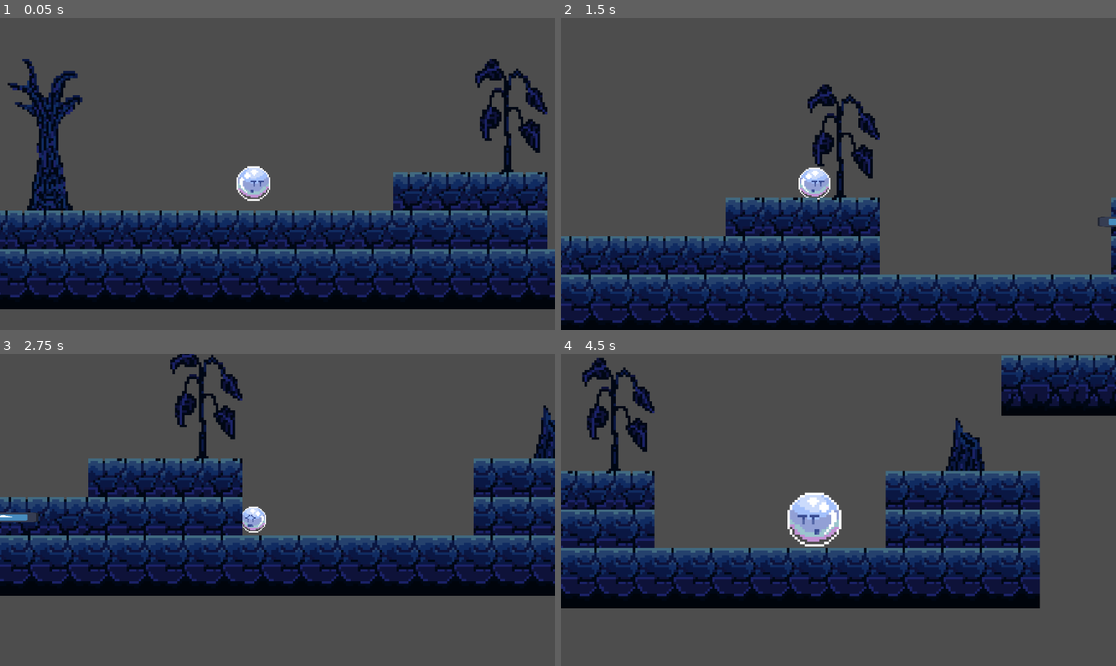
Above: before the commit, frames 1-4 (two rows, left to right).
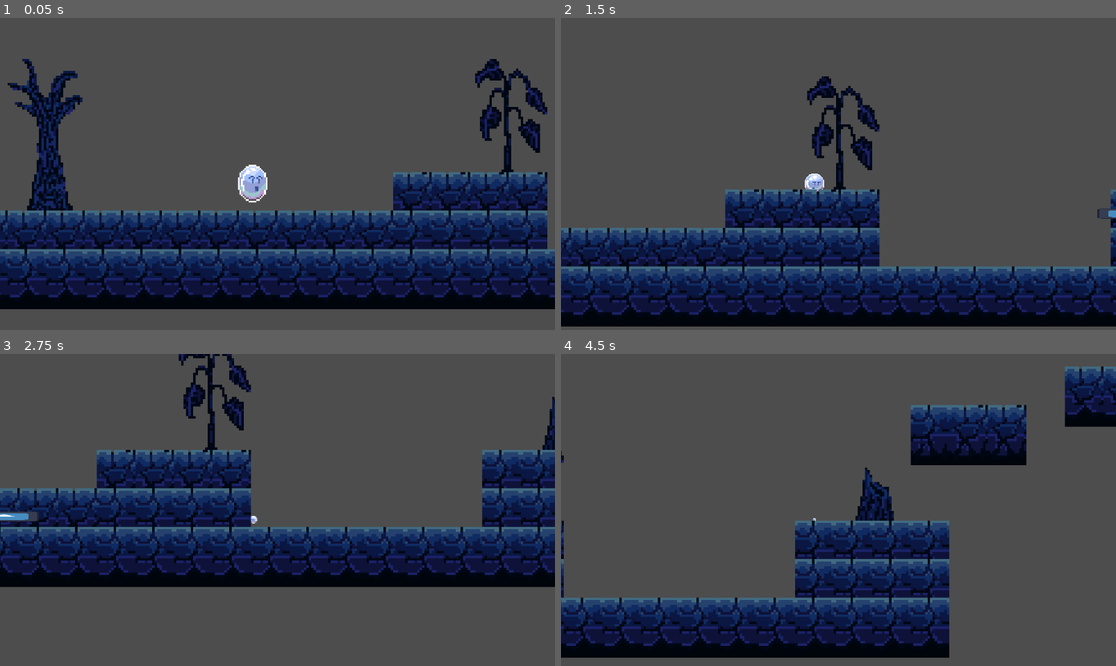
Above: after the commit, the same moments.

Repository: ricaardoandrees/CaracasGameJam2025
Game: Godot game, scene res://game.tscn
The game is run twice, just before and just after one commit, with the same random seed, the same clock (stepped at 60 frames per second) and the same inputs. The engine's default icon, where the game draws it, is replaced by a stand-in: a white triangle on a blue panel in a dark square.
Inputs:
- Up to frame 1 (0.05 s): no input
- Up to frame 2 (1.5 s): tap Enter (suicidarse) at 0.5 s; hold E (disparar) 0.53-1.28 s; hold D (derecha) from 0.53 s (still down); tap Space (saltar) at 0.77 s; tap Q (inflar) at 0.8, 1.35 s
- Up to frame 3 (2.75 s): tap Space (saltar) at 1.52 s; tap Enter (suicidarse) at 1.55 s; release D (derecha) at 2.03 s; hold A (izquierda) from 2.03 s (still down); hold Enter (suicidarse) from 2.03 s (still down); tap E (disparar) at 2.3 s
- Up to frame 4 (4.5 s): release A (izquierda) at 2.78 s; release Enter (suicidarse) at 2.78 s; hold D (derecha) 2.78-4.28 s; tap E (disparar) at 2.85 s; tap Space (saltar) at 3.02, 3.77 s; tap Q (inflar) at 3.05 s; hold Q (inflar) 3.53-4.28 s; tap Enter (suicidarse) at 3.8, 4.35 s; hold A (izquierda) from 4.28 s (still down)

The runs differ from the first frame. In frame 1, 0.4% of the frame differs, in the area x 42-49%, y 46-60%; in frame 2, 22%; in frame 3, 27%; in frame 4, 49%, in the area x 0-100%, y 0-98%.

Commit message:
salto mejor

Diff:
--- a/Scenes/PlayerBurbuja.tscn
+++ b/Scenes/PlayerBurbuja.tscn
@@ -74,7 +74,7 @@
 "duration": 1.0,
 "texture": SubResource("AtlasTexture_c887q")
 }],
-"loop": true,
+"loop": false,
 "name": &"idle",
 "speed": 4.0
 }, {
@@ -82,7 +82,7 @@
 "duration": 1.0,
 "texture": SubResource("AtlasTexture_qfp5t")
 }],
-"loop": true,
+"loop": false,
 "name": &"inflar",
 "speed": 3.0
 }, {
@@ -105,15 +105,15 @@
 "duration": 1.0,
 "texture": SubResource("AtlasTexture_80jxw")
 }],
-"loop": true,
+"loop": false,
 "name": &"muerte",
-"speed": 4.0
+"speed": 6.0
 }, {
 "frames": [{
 "duration": 1.0,
 "texture": SubResource("AtlasTexture_2xd2g")
 }],
-"loop": true,
+"loop": false,
 "name": &"salto",
 "speed": 4.0
 }]
@@ -131,8 +131,7 @@
 position = Vector2(420, 320)
 scale = Vector2(0.64, 0.646667)
 sprite_frames = SubResource("SpriteFrames_uobht")
-animation = &"idle"
-frame_progress = 0.379983
+animation = &"salto"
 
 [node name="CollisionShape2D" type="CollisionShape2D" parent="."]
 position = Vector2(420, 320)
--- a/Scripts/PlayerBurbuja.gd
+++ b/Scripts/PlayerBurbuja.gd
@@ -9,12 +9,15 @@
 var had_jump: bool= false
 var maxjumps: int = 2
 var actualjumps: int = 0
+var peso = 1
+var escalaMIN
 @onready var balla_burbuja = preload("res://Scenes/balla_burbuja.tscn")
 var presionado: bool = false
 
 
 func _ready():
-	pass
+	escalaMIN = animated_sprite_2d.scale * 0.6
+
 
 
 func _process(delta):
@@ -27,9 +30,9 @@
 func _physics_process(delta: float) -> void:
 
 	if not is_on_floor():
-		velocity += get_gravity() * delta
+		velocity += (get_gravity() * delta * (peso**0.1)) if( velocity.y < 0) else (get_gravity() * delta * peso)
 
-	if is_on_floor():
+	if is_on_floor() and (not animated_sprite_2d.is_playing()):
 		had_jump=false
 		actualjumps=0
 		animated_sprite_2d.play("idle")
@@ -46,12 +49,13 @@
 
 	if Input.is_action_pressed("inflar"):
 		animated_sprite_2d.play("inflar")
-		animated_sprite_2d.scale *= 1.02
-		collision_shape_2d.scale *= 1.02
+		peso = 0.01
+		#animated_sprite_2d.scale *= 1.02
+		#collision_shape_2d.scale *= 1.02
 	elif Input.is_action_just_released("inflar"):
 			animated_sprite_2d.stop()
-	if Input.is_action_pressed("suicidarse"):
-		animated_sprite_2d.play("muerte")
+			peso = 1
+
 
 
 
@@ -64,10 +68,15 @@
 	if event.is_action_pressed("derecha"):
 		DIRECTION = 1
 	if event.is_action_pressed("disparar"):
+		animated_sprite_2d.play()
 		print("piu piu")
 		var instancia = balla_burbuja.instantiate()
 		instancia.position = animated_sprite_2d.global_position
 		instancia.DIRECTION = DIRECTION
-		animated_sprite_2d.scale *= 0.8
-		collision_shape_2d.scale *= 0.8
+		animated_sprite_2d.scale *=  (animated_sprite_2d.scale * 0.9) if (escalaMIN < animated_sprite_2d.scale) else escalaMIN
+		collision_shape_2d.scale *=  (animated_sprite_2d.scale * 0.9) if (escalaMIN < animated_sprite_2d.scale) else escalaMIN
 		get_parent().add_child(instancia)
+	if event.is_action_pressed("suicidarse"):
+		print("muelto")
+		animated_sprite_2d.play("muerte")
+		print("mori")
